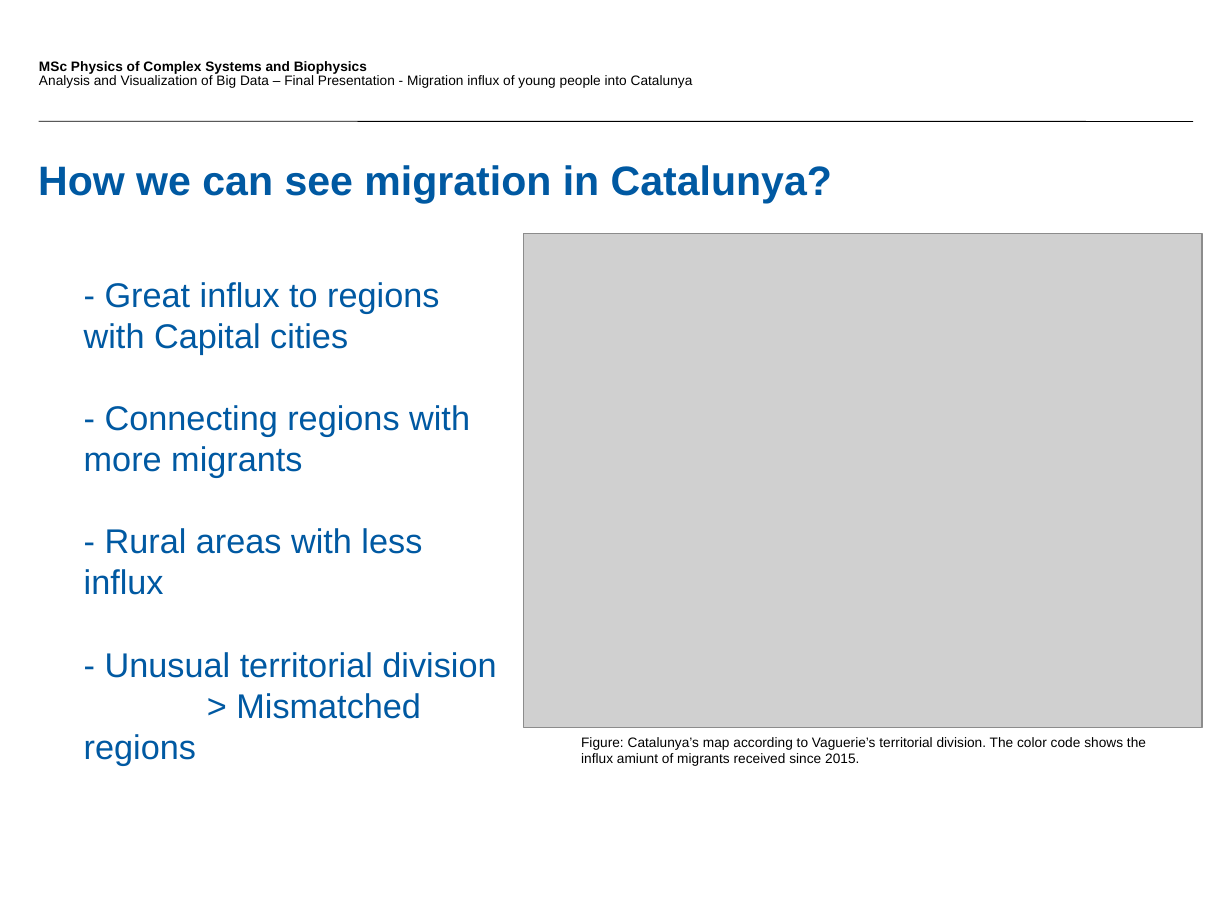
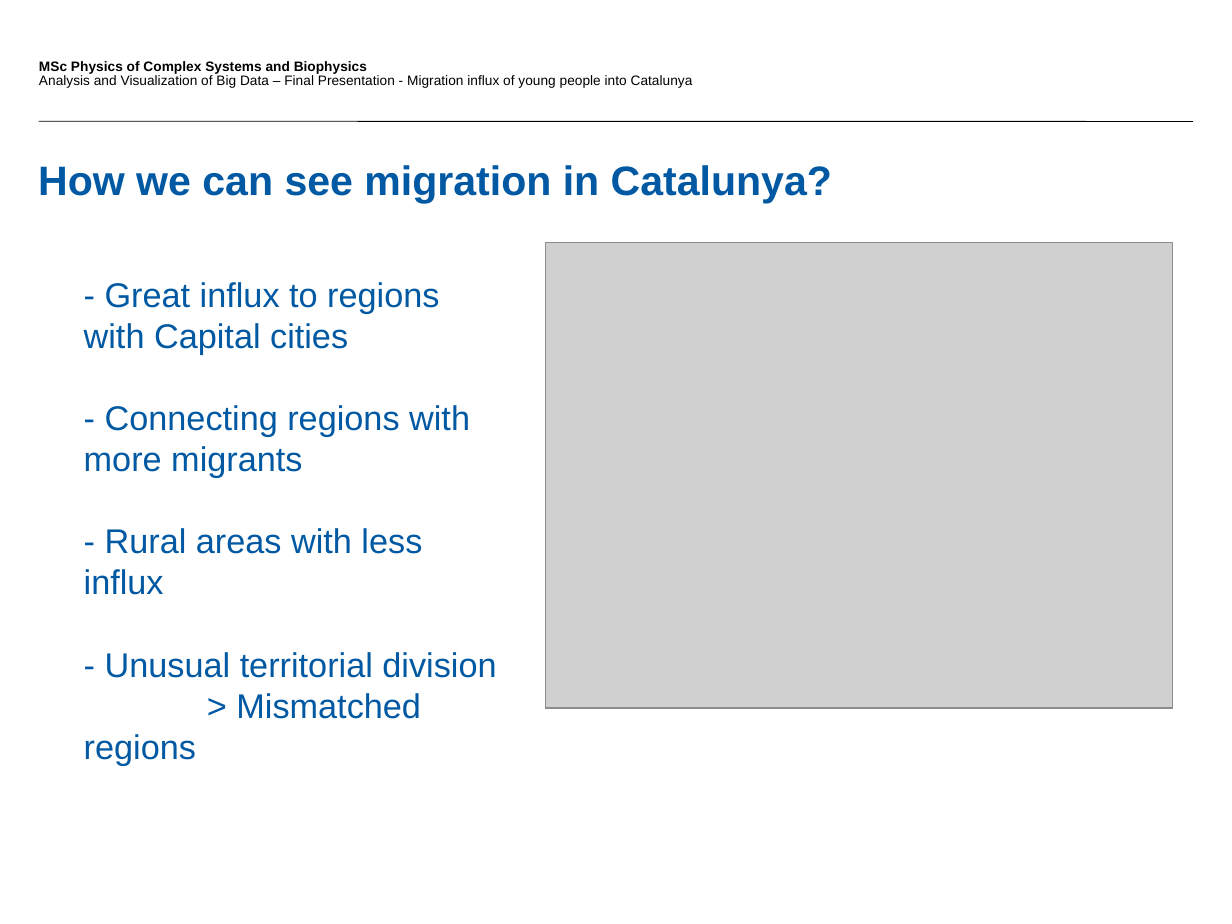
Before and after one commit to sowor14/Final_Dashboard, a slide deck: slide 5 of FinalPresentation_G1_v1.pptx. Drawn at 1232x924 pixels with LibreOffice and Linux fonts; fonts in the diff are those of the drawing; grey boxes stand for pictures; background and template pictures are left out. Boxes give left, top, right and bottom in pixels: in the first picture for what was removed or moved away, otherwise in the second. Text is boxed around its words. In the diff, an @@ line names an element or a change of style, - is before the commit and + after.

```diff
--- a/FinalPresentation_G1_v1.pptx
+++ b/FinalPresentation_G1_v1.pptx
@@ picture: place and size @@
-picture at bbox=[524, 234, 1201, 728]
+picture at bbox=[546, 243, 1172, 708]
@@ text removed at bbox=[581, 737, 1146, 766] @@
-Figure: Catalunya’s map according to Vaguerie’s territorial division. The color code shows the influx amiunt of migrants received since 2015.
```
Also in this commit, not shown: 6 other slides changed, 3 other files.
